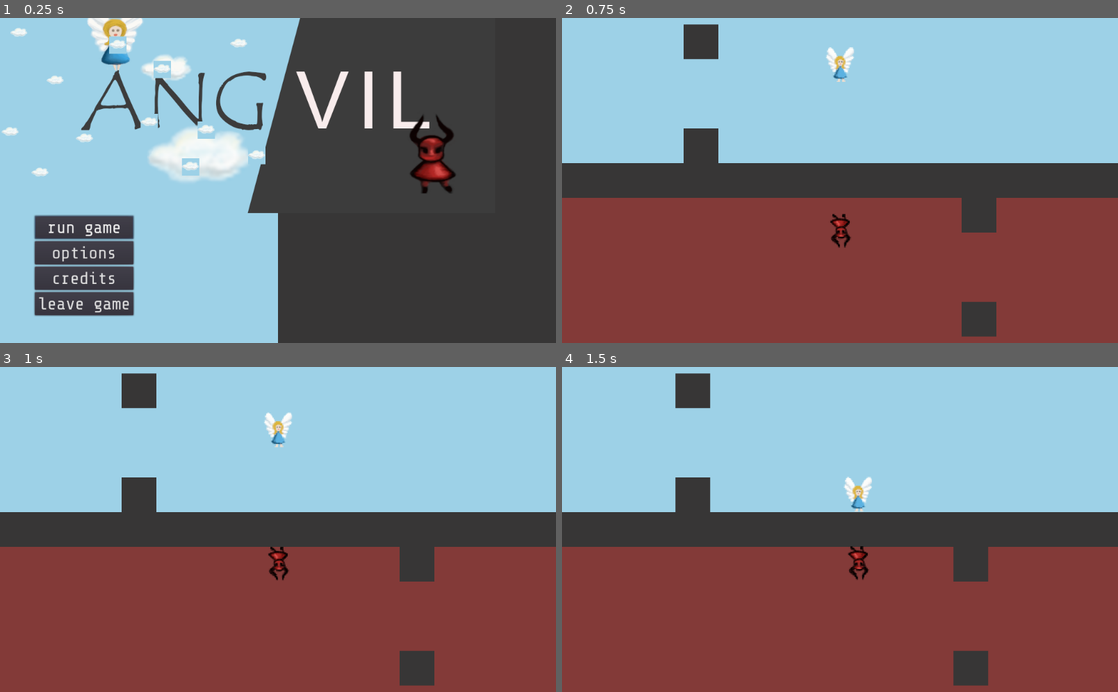
Above: before the commit, frames 1-4 (two rows, left to right).
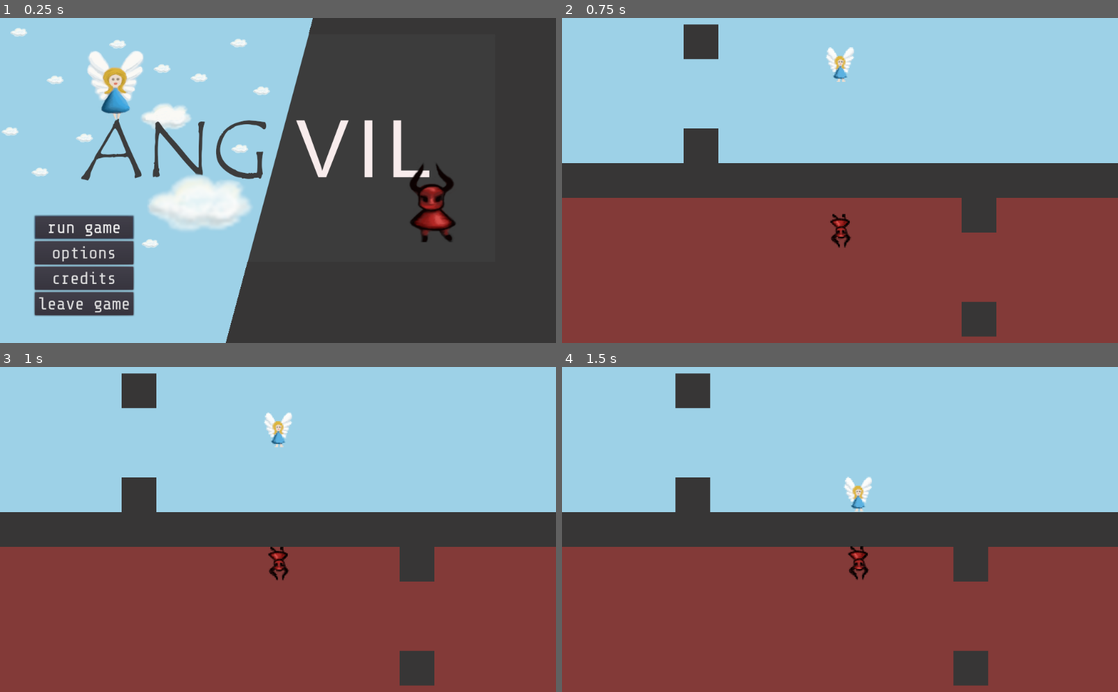
Above: after the commit, the same moments.

Repository: ang-vil/angvil
Game: Godot game, scene res://scenes/menu.tscn
Same seed, same stepped clock (60 frames per second), same inputs: the game is played once before the commit and once after it.
Inputs:
- Up to frame 1 (0.25 s): no input
- Up to frame 2 (0.75 s): click "run game" at 0.5 s
- Up to frame 3 (1 s): no input
- Up to frame 4 (1.5 s): tap Enter at 1.25 s; hold Right (key_right) from 1.28 s (still down)

The runs differ from the first frame. In frame 1, 17% of the frame differs, in the area x 14-82%, y 0-100%; in frame 2, nothing differs; in frame 3, nothing differs; in frame 4, nothing differs.

Commit message:
background rotation

Diff:
--- a/scenes/menu.tscn
+++ b/scenes/menu.tscn
@@ -32,18 +32,20 @@
 
 [node name="background_left" type="ColorRect" parent="menu_background"]
 margin_bottom = 600.0
+rect_rotation = 15.0
 color = Color( 0.615686, 0.819608, 0.905882, 1 )
 script = ExtResource( 4 )
 
 [node name="background_right" type="ColorRect" parent="menu_background"]
-margin_left = 12.0
-margin_right = 1024.0
+margin_left = 577.0
+margin_right = 1589.0
 margin_bottom = 600.0
+rect_rotation = 15.0
 color = Color( 0.215686, 0.211765, 0.211765, 1 )
 script = ExtResource( 5 )
 
 [node name="Sprite" type="Sprite" parent="menu_background"]
-position = Vector2( 512, 150 )
+position = Vector2( 512, 240 )
 texture = ExtResource( 2 )
 
 [node name="CloudHeaven" type="Sprite" parent="."]
@@ -51,7 +53,7 @@
 texture = ExtResource( 3 )
 
 [node name="CloudHeaven1" type="Sprite" parent="CloudHeaven"]
-position = Vector2( 249, 159 )
+position = Vector2( 380, 20 )
 texture = ExtResource( 3 )
 
 [node name="CloudHeaven2" type="Sprite" parent="CloudHeaven"]
@@ -75,15 +77,15 @@
 texture = ExtResource( 3 )
 
 [node name="CloudHeaven7" type="Sprite" parent="CloudHeaven"]
-position = Vector2( 173, 77 )
+position = Vector2( 265, -4 )
 texture = ExtResource( 3 )
 
 [node name="CloudHeaven8" type="Sprite" parent="CloudHeaven"]
-position = Vector2( 371, 138 )
+position = Vector2( 340, 127 )
 texture = ExtResource( 3 )
 
 [node name="CloudHeaven9" type="Sprite" parent="CloudHeaven"]
-position = Vector2( 278, 91 )
+position = Vector2( 175, 302 )
 texture = ExtResource( 3 )
 
 [node name="CloudHeaven10" type="Sprite" parent="CloudHeaven"]
--- a/scripts/background_left.gd
+++ b/scripts/background_left.gd
@@ -10,8 +10,9 @@
 func _ready():
 	yield(get_tree(), "idle_frame")
 
-	rect_position = Vector2(0, 0)
-	rect_size = Vector2(512, 600)
+	rect_position = Vector2(30, -200)
+	rect_size = Vector2(600, 1000)
+	rect_rotation = 15
 
 
 # Called every frame. 'delta' is the elapsed time since the previous frame.
--- a/scripts/background_right.gd
+++ b/scripts/background_right.gd
@@ -10,8 +10,9 @@
 func _ready():
 	yield(get_tree(), "idle_frame")
 
-	rect_position = Vector2(512, 0)
-	rect_size = Vector2(512, 600)
+	rect_position = Vector2(630, -200)
+	rect_size = Vector2(600, 1000)
+	rect_rotation = 15
 
 
 # Called every frame. 'delta' is the elapsed time since the previous frame.
